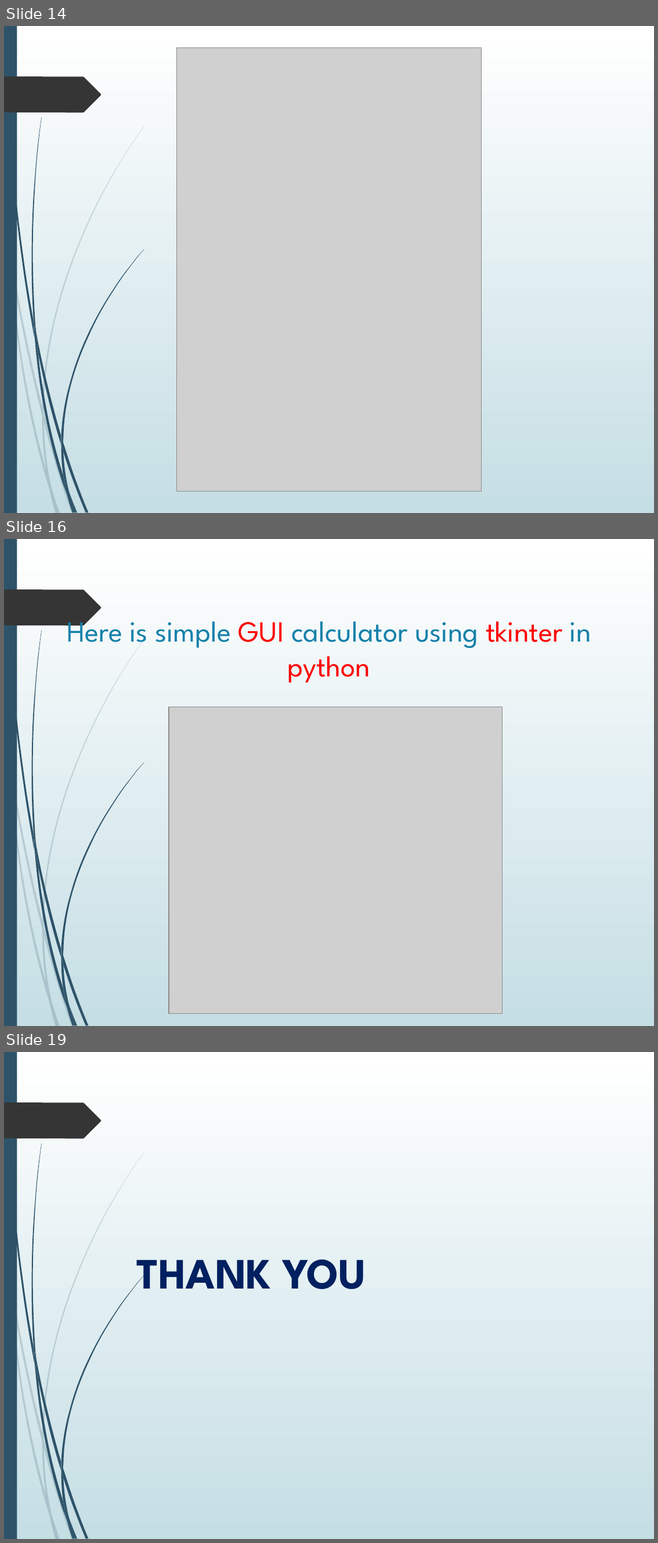
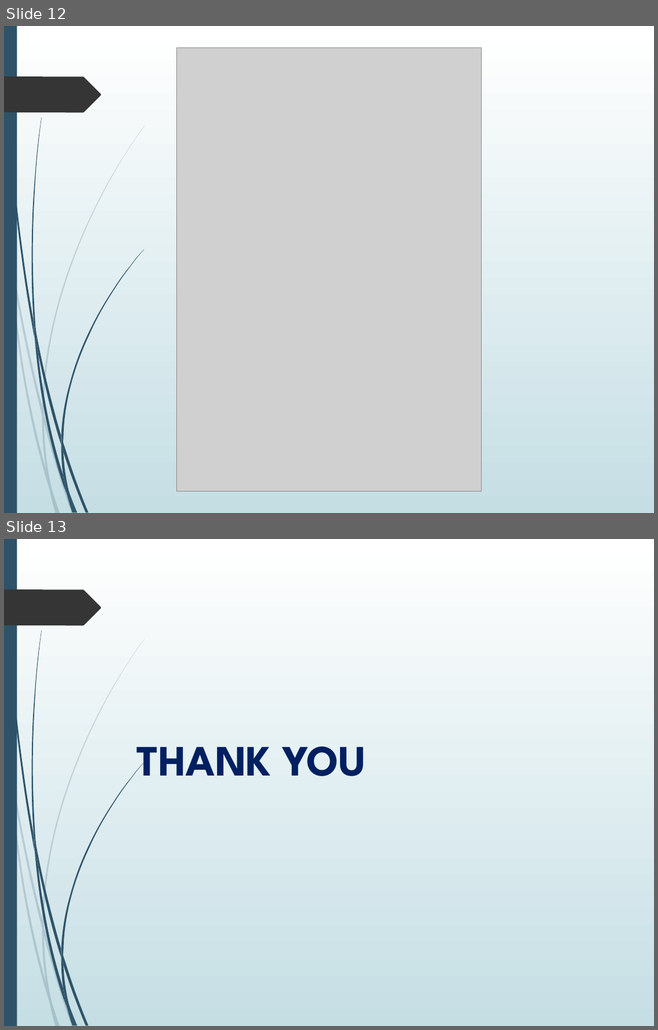
Before and after one commit to aayushi20221/Cloud-Based-Buss-Pass-System, a slide deck: ppt.pptx. Shown one above the other, each under a label of ours: slides 14, 16 and 19 before the commit, slides 12 and 13 after it; the slides between them are not shown. The pictures are 658x1543 and 658x1030 pixels, drawn with LibreOffice and Linux fonts; fonts in the diff are those of the drawing; grey boxes stand for pictures. Boxes give left, top, right and bottom in pixels: in the first picture for what was removed or moved away, otherwise in the second. Text is boxed around its words. In the diff, an @@ line names an element or a change of style, - is before the commit and + after.

```diff
--- a/ppt.pptx
+++ b/ppt.pptx
@@ slide 16 removed at bbox=[4, 539, 654, 1026], background gradient #FFFFFF to #C5DEE5; not listed: 24 template elements that a slide beside it also shows @@
@@ title removed at bbox=[67, 612, 591, 683] @@
-Here is simple GUI calculator using tkinter in python
@@ picture removed at bbox=[169, 707, 502, 1013] @@
@@ what was slide 14 is now slide 12 @@
@@ what was slide 19 is now slide 13 @@
```
Also in this commit, not shown: 2 slides changed, 2 slides added, 7 other slides removed.
